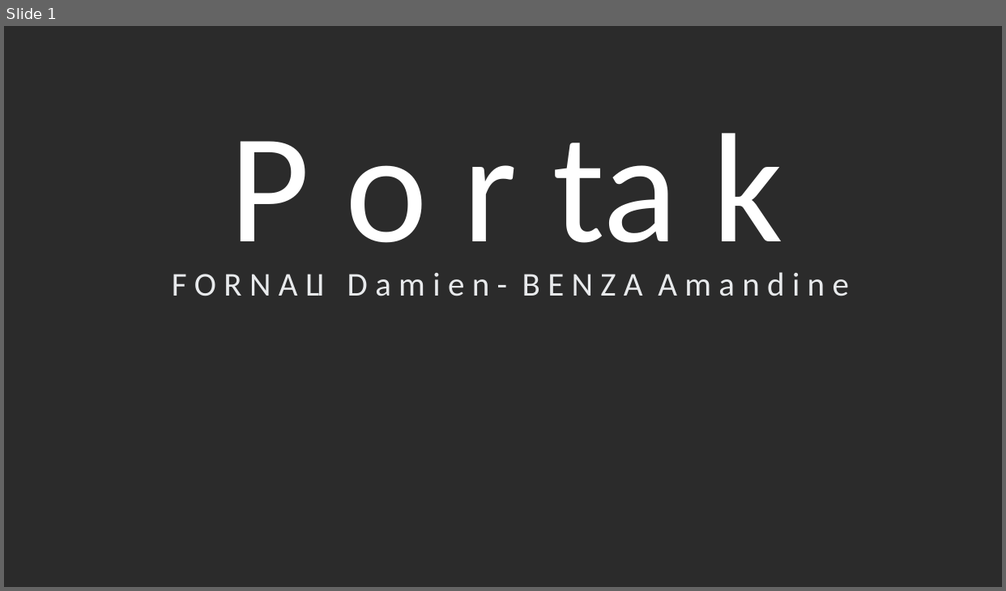
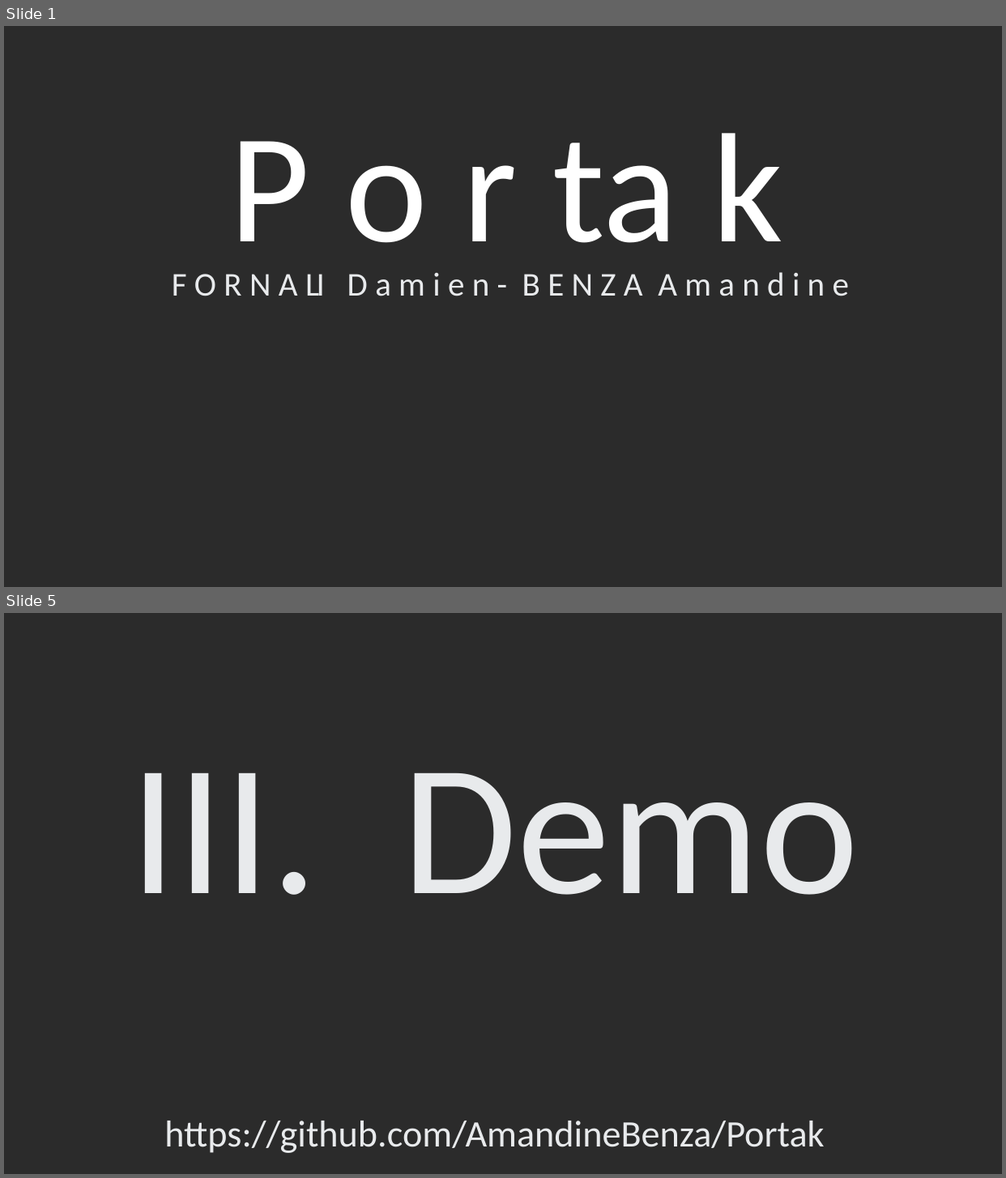
Before and after one commit to Damoy/Portak, a slide deck: Portak.pptx. Shown one above the other, each under a label of ours: slide 1 before the commit, slides 1 and 5 after it; the slides between them are not shown. The pictures are 1006x591 and 1006x1178 pixels, drawn with LibreOffice and Linux fonts; fonts in the diff are those of the drawing; background and template pictures are left out; a plain dark background stands for a picture behind light text. Boxes give left, top, right and bottom in pixels: in the first picture for what was removed or moved away, otherwise in the second. Text is boxed around its words. In the diff, an @@ line names an element or a change of style, - is before the commit and + after.

Commit message:
Portak slides

```diff
--- a/Portak.pptx
+++ b/Portak.pptx
@@ slide 5 added at bbox=[4, 613, 1002, 1174], background picture (left out) @@
@@ text added at bbox=[130, 773, 859, 895], 180 pt, text #E8EAEC @@
+III. Demo
@@ text added at bbox=[164, 1121, 824, 1153], 36 pt, text #E8EAEC @@
+https://github.com/AmandineBenza/Portak
```
Also in this commit, not shown: 1 slide changed, 2 other slides added, 8 slides removed.
